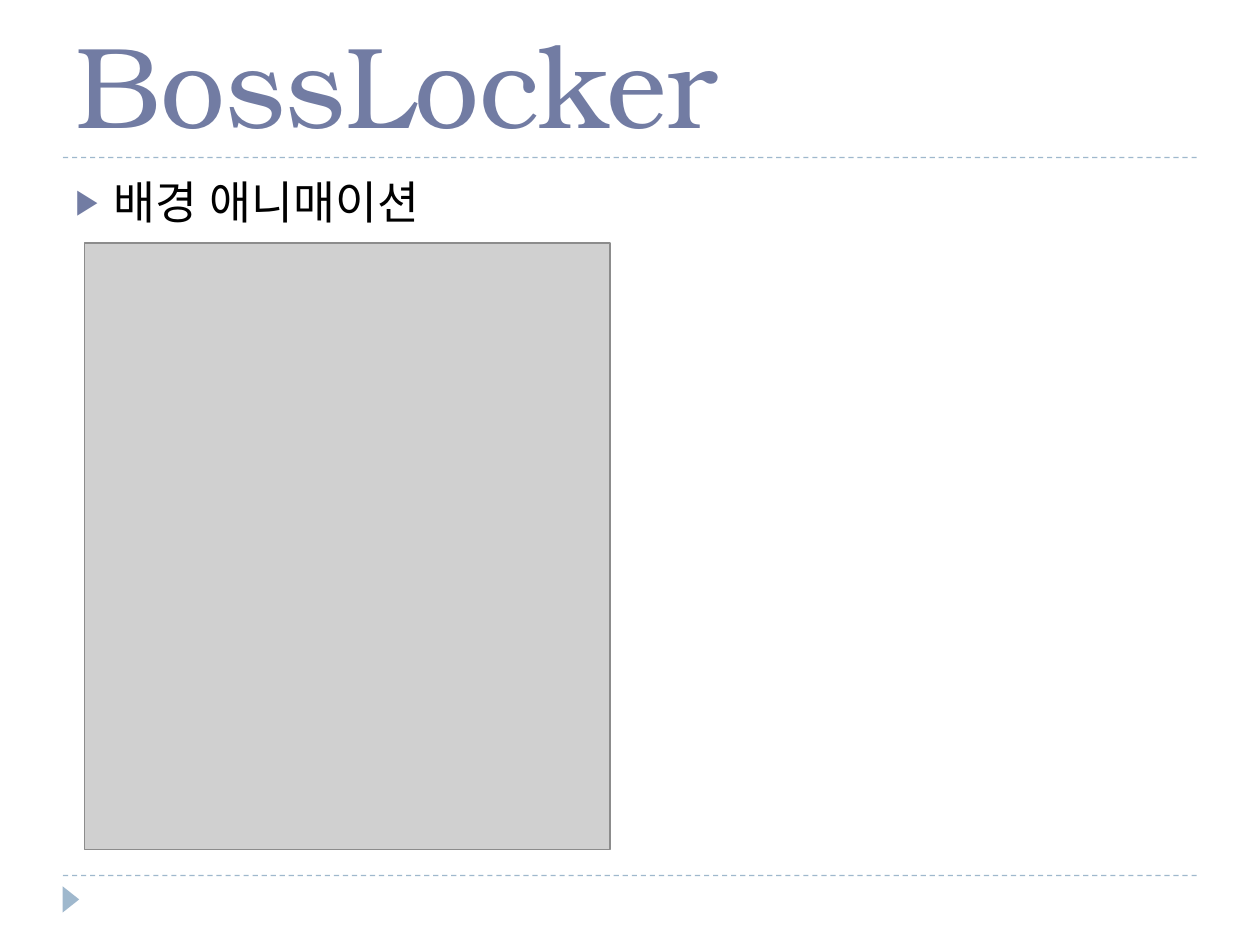
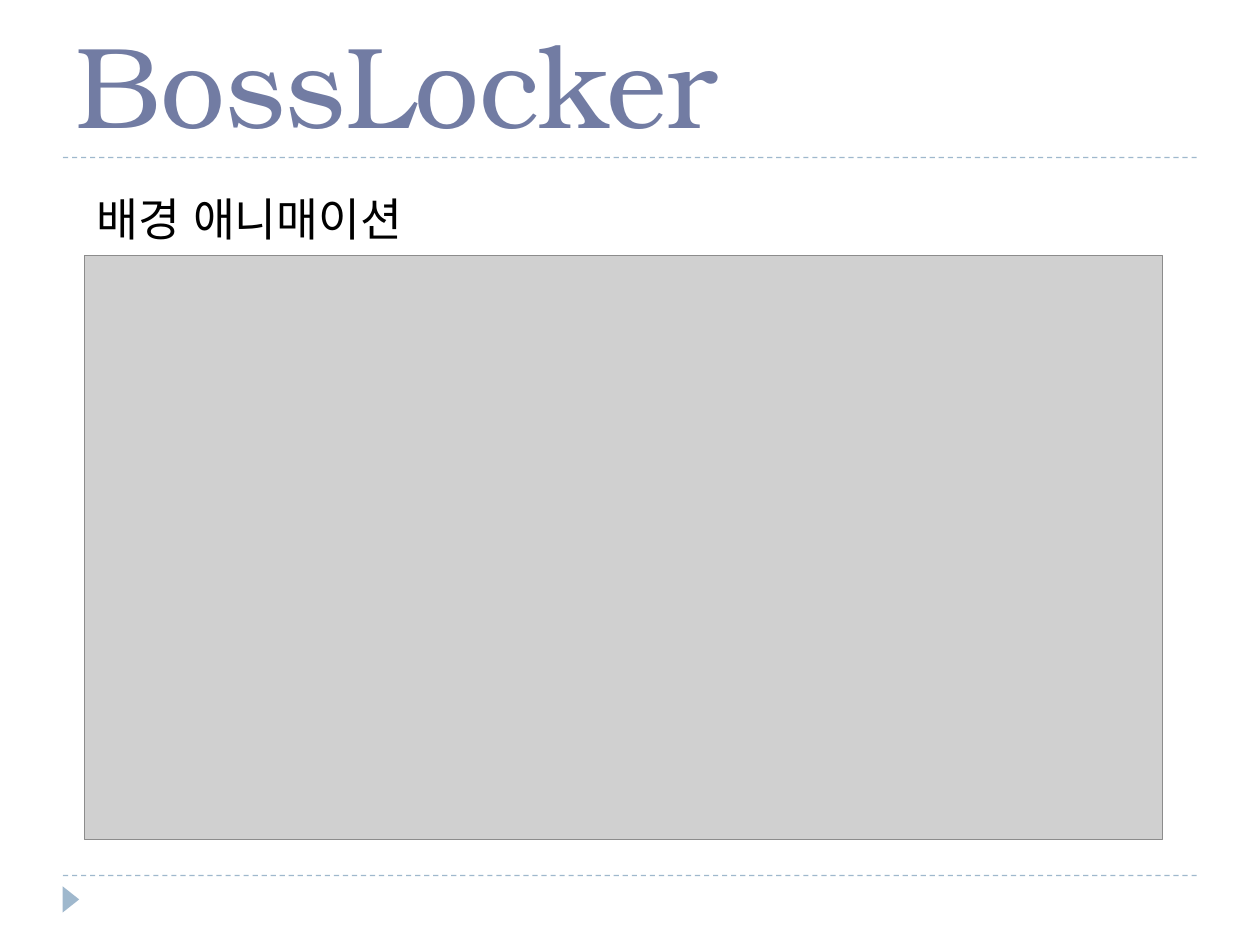
Before and after one commit to goddun/Graphic, a slide deck: slide 7 of BossLocker.pptx (slide 6 before the commit). Drawn at 1260x945 pixels with LibreOffice and Linux fonts; fonts in the diff are those of the drawing; grey boxes stand for pictures. Boxes give left, top, right and bottom in pixels: in the first picture for what was removed or moved away, otherwise in the second. Text is boxed around its words. In the diff, an @@ line names an element or a change of style, - is before the commit and + after.

Commit message:
배경 캐릭터 피피티 설명

```diff
--- a/BossLocker.pptx
+++ b/BossLocker.pptx
@@ text "배경 애니매이션": place and size @@
-text "배경 애니매이션" at [113, 181, 419, 223]
+text "배경 애니매이션" at [97, 198, 402, 240]
@@ text "배경 애니매이션" at [97, 198, 402, 240]: bullet ▶ to none; less space between paragraphs @@
@@ picture removed at [84, 243, 610, 849] @@
@@ picture added at [84, 256, 1163, 839] @@
```
Also in this commit, not shown: 5 slides added.
